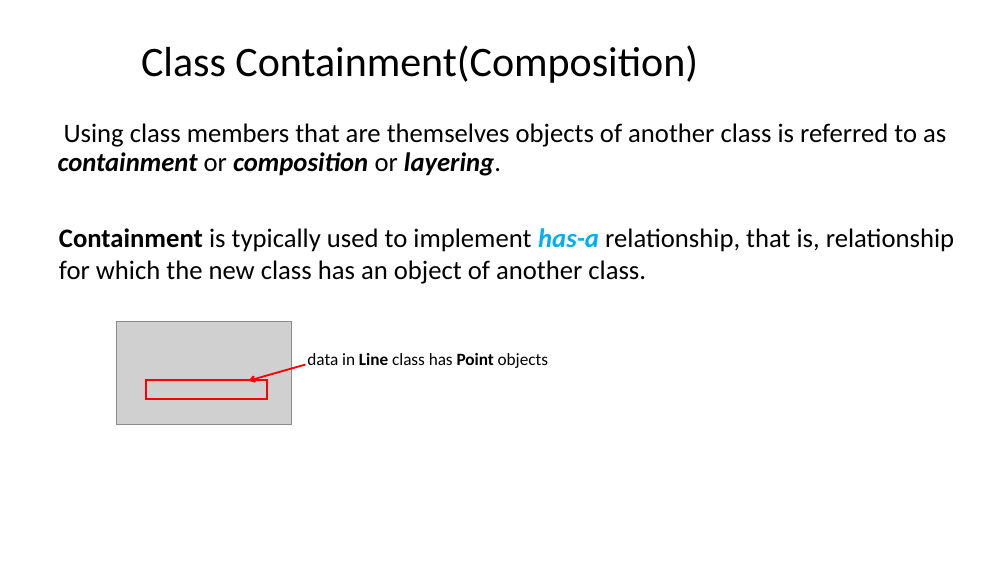
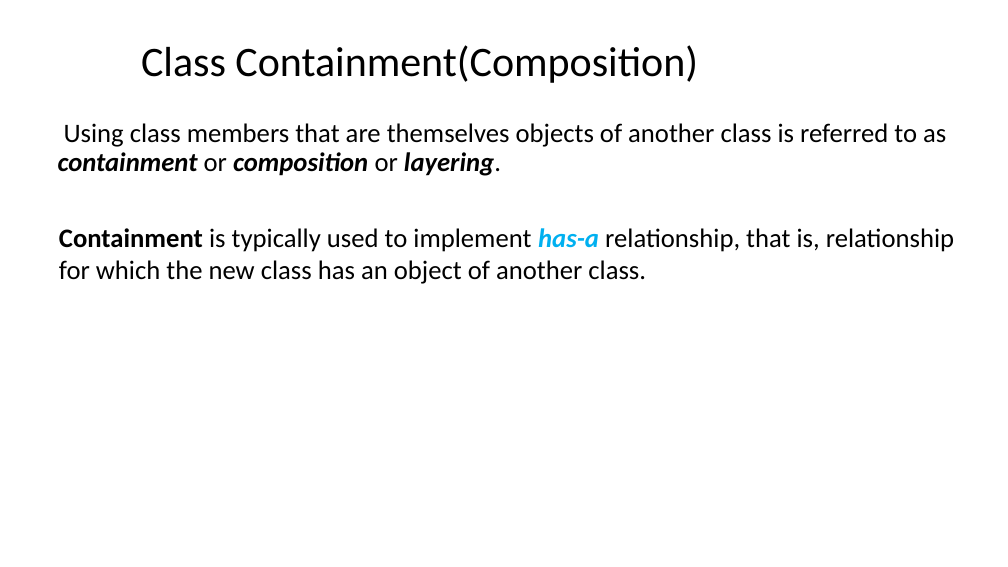
Before and after one commit to ShiqiYu/CPP, a slide deck: slide 3 of week13/Lab13.pptx. Drawn at 1008x567 pixels with LibreOffice and Linux fonts; fonts in the diff are those of the drawing; grey boxes stand for pictures; background and template pictures are left out. Boxes give left, top, right and bottom in pixels: in the first picture for what was removed or moved away, otherwise in the second. Text is boxed around its words. In the diff, an @@ line names an element or a change of style, - is before the commit and + after.

```diff
--- a/week13/Lab13.pptx
+++ b/week13/Lab13.pptx
@@ picture removed at bbox=[116, 321, 292, 424] @@
@@ text removed at bbox=[307, 353, 548, 368] @@
-data in Line class has Point objects
@@ rectangle removed at bbox=[147, 380, 267, 399] @@
@@ arrow removed from (306, 364) to (248, 381) @@
```
Also in this commit, not shown: 4 other slides changed, 1 slide added, 3 slides removed, 1 other file.
